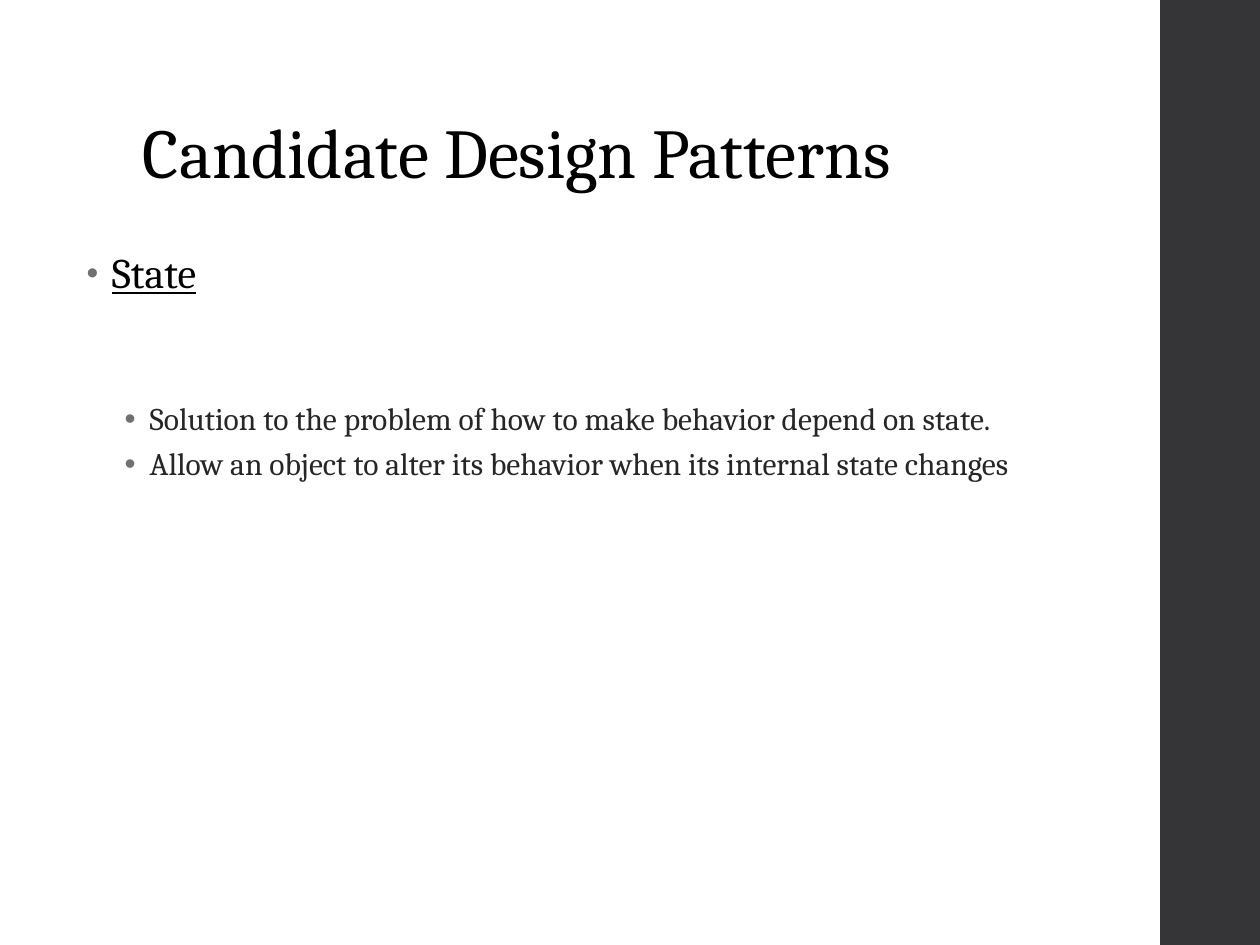
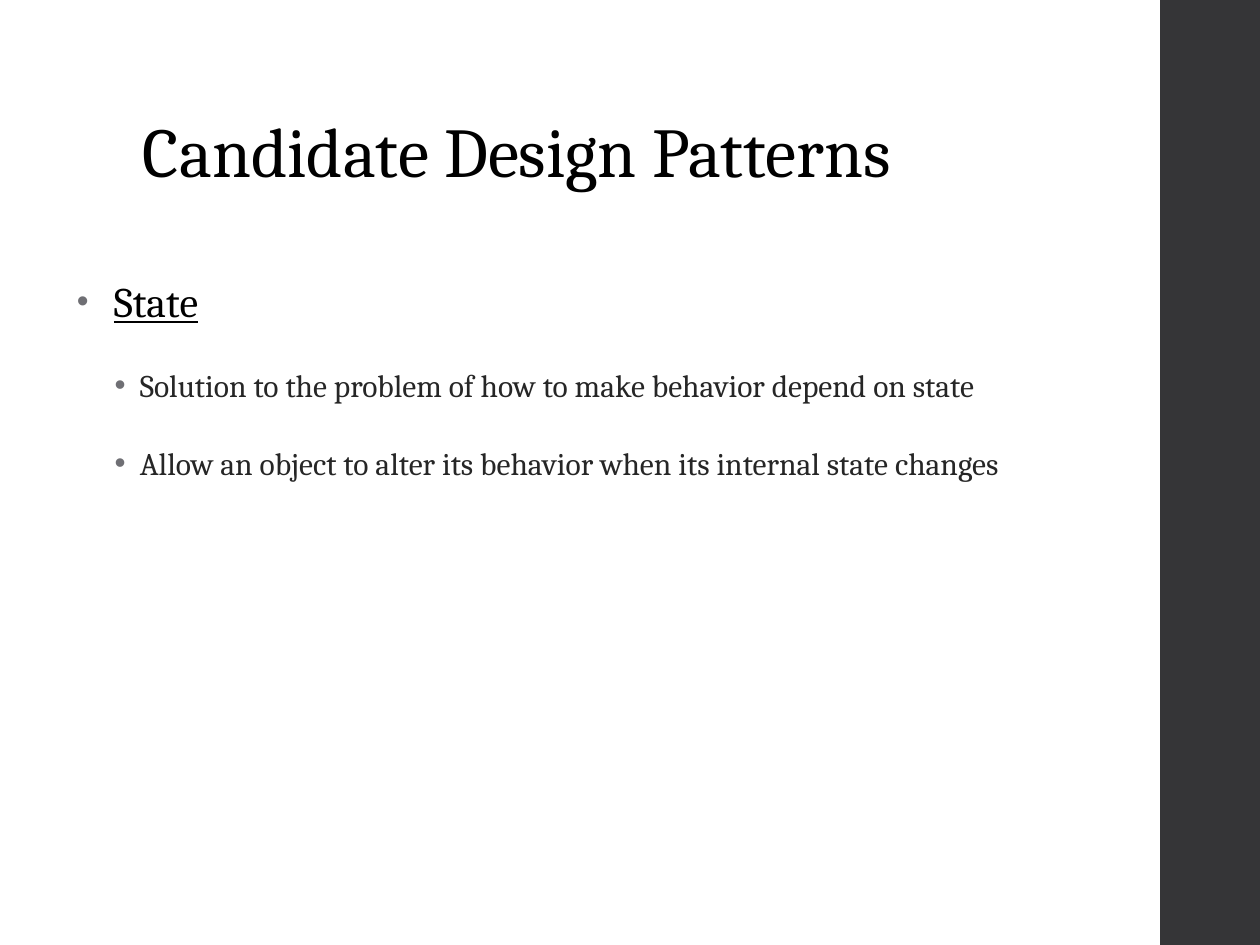
Before and after one commit to chenghao1983/VMCS_CA_PT4, a slide deck: slide 5 of PT4- Presentation - 01-09-2016.ppt. Drawn at 1260x945 pixels with LibreOffice and Linux fonts; fonts in the diff are those of the drawing. Boxes give left, top, right and bottom in pixels: in the first picture for what was removed or moved away, otherwise in the second. Text is boxed around its words. In the diff, an @@ line names an element or a change of style, - is before the commit and + after.

Commit message:
- updated layout

```diff
--- a/PT4- Presentation - 01-09-2016.ppt
+++ b/PT4- Presentation - 01-09-2016.ppt
@@ text "State": place and size @@
-text "State" at (112,259,1008,482)
+text "State" at (114,288,998,482)
@@ text at (114,288,998,482): indent changed; line spacing 0.95 to 1.5; less space between paragraphs; line spacing 0.9 to 1.5; more space between paragraphs @@
@@ text at (140,374,974,404): text changed @@
-  • Solution to the problem of how to make behavior depend on state.
+  • Solution to the problem of how to make behavior depend on state
```
Also in this commit, not shown: 9 other slides changed, 1 slide added, 1 slide removed.
